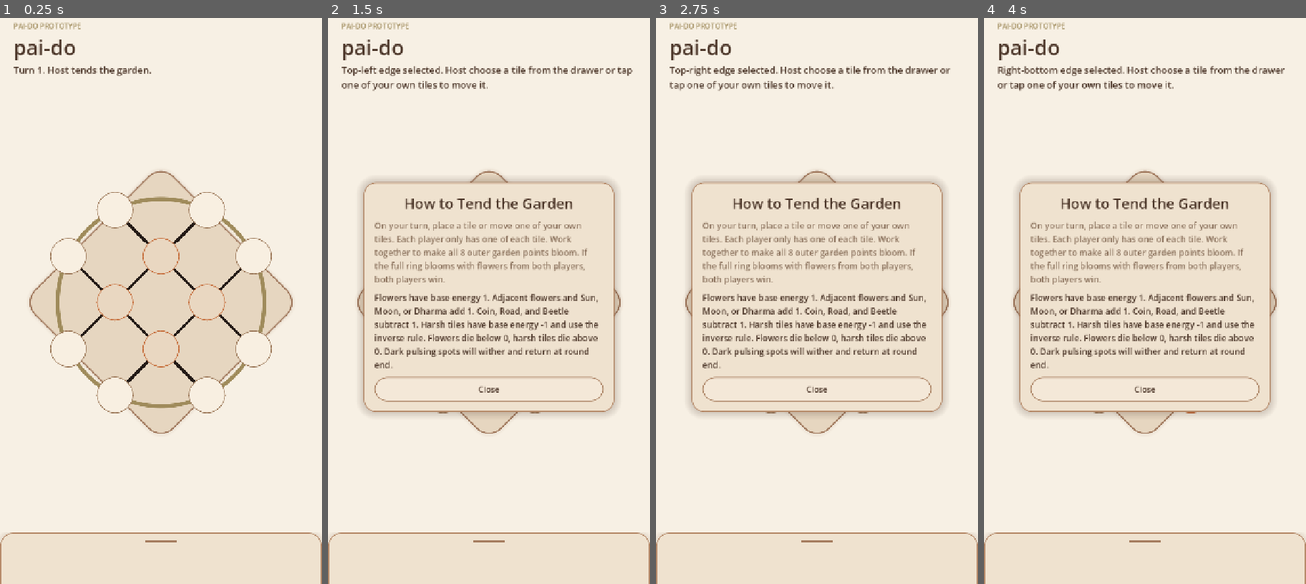
Above: before the commit, frames 1-4 (left to right).
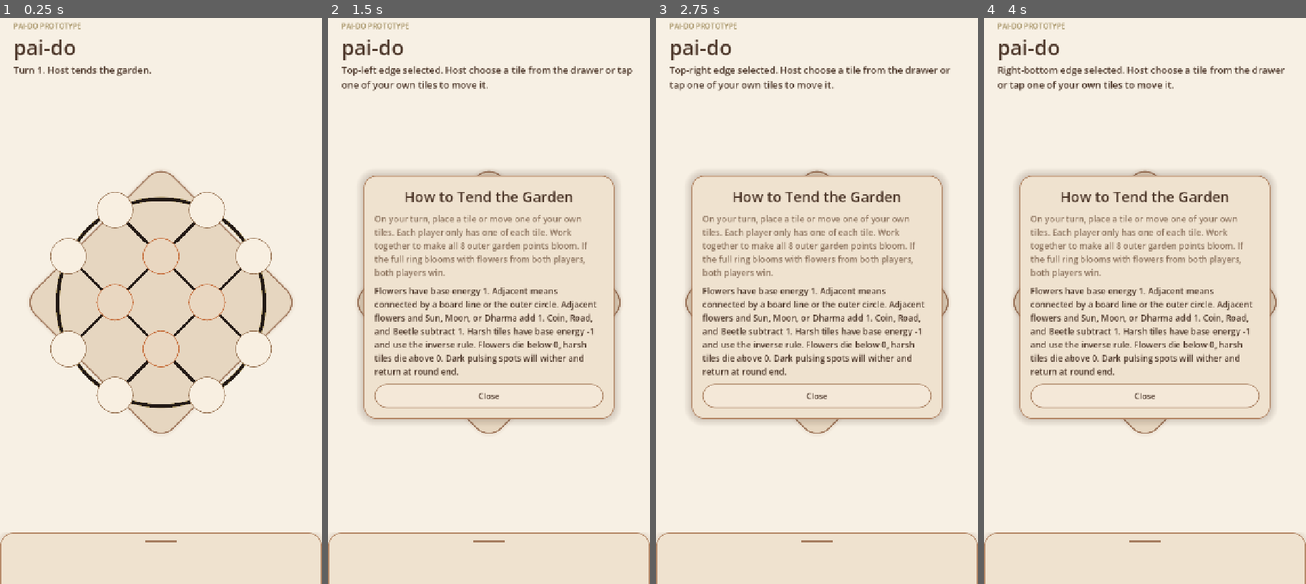
Above: after the commit, the same moments.

Repository: ZacharyEllison/games
Game: Godot game, scene res://scenes/main.tscn
The game is run twice, just before and just after one commit, with the same random seed, the same clock (stepped at 60 frames per second) and the same inputs.
Inputs (mouse positions are in pixels of both pictures, inside the frame that each line leads up to):
- Up to frame 1 (0.25 s): no input
- Up to frame 2 (1.5 s): click "pai-do" at 0.5 s; click (534, 210) at 1.25 s
- Up to frame 3 (2.75 s): click (910, 255) at 2 s
- Up to frame 4 (4 s): click (1238, 346) at 2.75 s; click (1190, 397) at 3.5 s

The runs differ from the first frame. In frame 1, 0.6% of the frame differs, in the area x 17-83%, y 31-69%; in frame 2, 12%, in the area x 10-90%, y 27-72%; in frame 3, 12%; in frame 4, 12%.

Commit message:
feat: Update Godot configuration and enhance board mechanics with new connection logic

Diff:
--- a/pai-do/scenes/board_view.gd
+++ b/pai-do/scenes/board_view.gd
@@ -56,6 +56,16 @@
 	"left_bottom",
 	"left_top",
 ]
+const RING_CONNECTIONS := [
+	["top_left", "top_right"],
+	["top_right", "right_top"],
+	["right_top", "right_bottom"],
+	["right_bottom", "bottom_right"],
+	["bottom_right", "bottom_left"],
+	["bottom_left", "left_bottom"],
+	["left_bottom", "left_top"],
+	["left_top", "top_left"],
+]
 
 const BOARD_CONNECTIONS := [
 	["left_top", "center_top_left"],
@@ -250,6 +260,7 @@
 
 	var slot: Dictionary = board_slots[int(slot_index_by_id[slot_id])]
 	var existing_tile_id := String(slot["placed_tile_id"])
+	var existing_owner_id := String(slot["owner_id"])
 	var replaces_flower := false
 	if not existing_tile_id.is_empty():
 		if FLOWER_IDS.has(existing_tile_id):
@@ -313,6 +324,7 @@
 		"tile_id": tile_id,
 		"owner_id": owner_id,
 		"replaced_tile_id": existing_tile_id,
+		"replaced_owner_id": existing_owner_id,
 		"rusted": bool(slot["rusted"]),
 		"dead_tiles": dead_tiles,
 		"died_this_turn": died_this_turn,
@@ -518,13 +530,18 @@
 	slot_warning_rings.clear()
 	slot_warning_washes.clear()
 
-	for edge in BOARD_CONNECTIONS:
+	for edge in _all_connections():
 		var line_name := "Line_%s" % _edge_key(edge).replace(":", "_")
-		var line := board_canvas.get_node(line_name) as Line2D
+		var line := board_canvas.get_node_or_null(line_name) as Line2D
+		if line == null:
+			line = Line2D.new()
+			line.name = line_name
+			board_canvas.add_child(line)
 		line.default_color = BOARD_LINE_COLOR
 		line.begin_cap_mode = Line2D.LINE_CAP_ROUND
 		line.end_cap_mode = Line2D.LINE_CAP_ROUND
 		line.joint_mode = Line2D.LINE_JOINT_ROUND
+		line.closed = false
 		line_nodes[_edge_key(edge)] = line
 
 	for slot in board_slots:
@@ -598,12 +615,10 @@
 		var point: Vector2 = board_center + local_point.rotated(BOARD_ROTATION)
 		slot_positions[slot_id] = point
 
-	for edge in BOARD_CONNECTIONS:
+	for edge in _all_connections():
 		var line := line_nodes[_edge_key(edge)] as Line2D
-		var start: Vector2 = slot_positions[String(edge[0])]
-		var end: Vector2 = slot_positions[String(edge[1])]
 		line.width = maxf(4.0, board_span * 0.011)
-		line.points = PackedVector2Array([start, end])
+		line.points = _connection_points(edge)
 
 	for slot in board_slots:
 		var slot_id := String(slot["id"])
@@ -624,7 +639,7 @@
 	if focus_slot_id.is_empty():
 		focus_slot_id = hover_slot_id if not hover_slot_id.is_empty() else selected_slot_id
 
-	for edge in BOARD_CONNECTIONS:
+	for edge in _all_connections():
 		var line := line_nodes[_edge_key(edge)] as Line2D
 		var is_focused := focus_slot_id != "" and (String(edge[0]) == focus_slot_id or String(edge[1]) == focus_slot_id)
 		line.default_color = BOARD_HIGHLIGHT_COLOR if is_focused else _connection_color(String(edge[0]), String(edge[1]))
@@ -749,10 +764,8 @@
 	var line_threshold := clampf(board_span * 0.052, 20.0, 34.0)
 	var snap_threshold := clampf(board_span * 0.22, 86.0, 132.0)
 	var nearest_line_distance := INF
-	for edge in BOARD_CONNECTIONS:
-		var start: Vector2 = slot_positions[String(edge[0])]
-		var end: Vector2 = slot_positions[String(edge[1])]
-		nearest_line_distance = minf(nearest_line_distance, _distance_to_segment(point, start, end))
+	for edge in _all_connections():
+		nearest_line_distance = minf(nearest_line_distance, _distance_to_polyline(point, _connection_points(edge)))
 
 	if nearest_line_distance <= line_threshold and nearest_slot_distance <= snap_threshold:
 		return nearest_slot_id
@@ -788,6 +801,18 @@
 	var t := clampf((point - start).dot(segment) / length_squared, 0.0, 1.0)
 	var projection := start + segment * t
 	return point.distance_to(projection)
+
+
+func _distance_to_polyline(point: Vector2, points: PackedVector2Array) -> float:
+	if points.size() < 2:
+		return INF
+	var nearest_distance := INF
+	for point_index in range(points.size() - 1):
+		nearest_distance = minf(
+			nearest_distance,
+			_distance_to_segment(point, points[point_index], points[point_index + 1])
+		)
+	return nearest_distance
 
 
 func _event_position(event: InputEvent) -> Vector2:
@@ -836,6 +861,64 @@
 	return style
 
 
+func _all_connections() -> Array:
+	var all_connections: Array = []
+	all_connections.append_array(BOARD_CONNECTIONS)
+	all_connections.append_array(RING_CONNECTIONS)
+	return all_connections
+
+
+func _connection_points(edge: Array) -> PackedVector2Array:
+	var start_slot_id := String(edge[0])
+	var end_slot_id := String(edge[1])
+	if _is_ring_connection(start_slot_id, end_slot_id):
+		return _ring_connection_points(start_slot_id, end_slot_id)
+	return PackedVector2Array([
+		slot_positions[start_slot_id],
+		slot_positions[end_slot_id],
+	])
+
+
+func _is_ring_connection(start_slot_id: String, end_slot_id: String) -> bool:
+	for edge in RING_CONNECTIONS:
+		var edge_start := String(edge[0])
+		var edge_end := String(edge[1])
+		if (edge_start == start_slot_id and edge_end == end_slot_id) or (edge_start == end_slot_id and edge_end == start_slot_id):
+			return true
+	return false
+
+
+func _ring_connection_points(start_slot_id: String, end_slot_id: String) -> PackedVector2Array:
+	var start_index := EDGE_RING.find(start_slot_id)
+	var end_index := EDGE_RING.find(end_slot_id)
+	if start_index == -1 or end_index == -1:
+		return PackedVector2Array([slot_positions[start_slot_id], slot_positions[end_slot_id]])
+
+	var step := 0
+	if (start_index + 1) % EDGE_RING.size() == end_index:
+		step = 1
+	elif (start_index - 1 + EDGE_RING.size()) % EDGE_RING.size() == end_index:
+		step = -1
+	if step == 0:
+		return PackedVector2Array([slot_positions[start_slot_id], slot_positions[end_slot_id]])
+
+	var start_angle: float = (slot_positions[start_slot_id] - board_center).angle()
+	var end_angle: float = (slot_positions[end_slot_id] - board_center).angle()
+	var delta: float = end_angle - start_angle
+	if step > 0 and delta < 0.0:
+		delta += TAU
+	elif step < 0 and delta > 0.0:
+		delta -= TAU
+
+	var point_total := 10
+	var points := PackedVector2Array()
+	for point_index in range(point_total + 1):
+		var t := float(point_index) / float(point_total)
+		var angle: float = start_angle + delta * t
+		points.append(board_center + Vector2.RIGHT.rotated(angle) * board_circle_radius)
+	return points
+
+
 func _edge_key(edge: Array) -> String:
 	return "%s:%s" % [String(edge[0]), String(edge[1])]
 
@@ -862,6 +945,10 @@
 				String(dead_tile.get("tile_id", "")),
 				String(dead_tile.get("owner_id", ""))
 			)
+
+
+func play_removed_token_animation(slot_id: String, tile_id: String, owner_id: String) -> void:
+	_spawn_wither_effect(slot_id, tile_id, owner_id)
 
 
 func _evaluate_board_state(round_count: int = 0) -> void:
@@ -1052,7 +1139,7 @@
 
 func _neighbors_for_slot(slot_id: String) -> Array[Dictionary]:
 	var neighbors: Array[Dictionary] = []
-	for edge in BOARD_CONNECTIONS:
+	for edge in _all_connections():
 		if String(edge[0]) == slot_id:
 			neighbors.append(_slot_by_id(String(edge[1])))
 		elif String(edge[1]) == slot_id:
@@ -1197,17 +1284,29 @@
 	var accent := TEXT_COLOR
 	if tile_index_by_id.has(tile_id):
 		accent = Color(_tile_by_id(tile_id)["accent"])
+	var owner_anchor := _owner_return_anchor(owner_id)
+	var slot_center: Vector2 = slot_positions[slot_id]
+	var return_direction := owner_anchor - slot_center
+	if return_direction.length_squared() <= 0.001:
+		return_direction = Vector2.UP if owner_id == PLAYER_HOST else Vector2.DOWN
+	return_direction = return_direction.normalized()
+	var slot_still_occupied := false
+	if slot_index_by_id.has(slot_id):
+		slot_still_occupied = not String(_slot_by_id(slot_id)["placed_tile_id"]).is_empty()
+	var effect_scale := 0.74 if slot_still_occupied else 1.0
+	var effect_size := slot_button_size * effect_scale
+	var start_offset := return_direction * (slot_button_size * 0.22 if slot_still_occupied else 0.0)
 
 	var effect_root := Control.new()
 	effect_root.name = "WitherEffect_%s" % slot_id
 	effect_root.mouse_filter = Control.MOUSE_FILTER_IGNORE
-	effect_root.size = Vector2.ONE * slot_button_size
-	effect_root.position = slot_positions[slot_id] - effect_root.size * 0.5
+	effect_root.size = Vector2.ONE * effect_size
+	effect_root.position = slot_center + start_offset - effect_root.size * 0.5
 	effect_root.pivot_offset = effect_root.size * 0.5
-	effect_root.modulate = Color(1.0, 1.0, 1.0, 0.96)
+	effect_root.modulate = Color(1.0, 1.0, 1.0, 0.88 if slot_still_occupied else 0.96)
 	wither_effect_layer.add_child(effect_root)
 
-	var ring_margin := clampf(slot_button_size * 0.16, 8.0, 13.0)
+	var ring_margin := clampf(effect_size * 0.16, 7.0, 13.0)
 	var ring := Panel.new()
 	ring.mouse_filter = Control.MOUSE_FILTER_IGNORE
 	ring.set_anchors_and_offsets_preset(Control.PRESET_FULL_RECT)
@@ -1225,7 +1324,7 @@
 	card.add_theme_stylebox_override("panel", _make_round_style(TILE_CARD_COLOR, SLOT_DEAD_COLOR, 3))
 	effect_root.add_child(card)
 
-	var wash_inset := clampf(slot_button_size * 0.08, 4.0, 7.0)
+	var wash_inset := clampf(effect_size * 0.08, 4.0, 7.0)
 	var wash := Panel.new()
 	wash.mouse_filter = Control.MOUSE_FILTER_IGNORE
 	wash.set_anchors_and_offsets_preset(Control.PRESET_FULL_RECT)
@@ -1237,7 +1336,7 @@
 	card.add_child(wash)
 
 	var glyph := TOKEN_GLYPH_SCENE.instantiate() as TokenGlyph
-	var glyph_inset := roundf(slot_button_size * 0.13)
+	var glyph_inset := roundf(effect_size * 0.13)
 	glyph.set_anchors_and_offsets_preset(Control.PRESET_FULL_RECT)
 	glyph.offset_left = glyph_inset
 	glyph.offset_top = glyph_inset
@@ -1252,22 +1351,29 @@
 	)
 	card.add_child(glyph)
 
-	var direction := -1.0 if slot_positions[slot_id].x <= board_center.x else 1.0
-	if absf(slot_positions[slot_id].x - board_center.x) <= slot_button_size * 0.12:
-		direction = -1.0 if slot_positions[slot_id].y < board_center.y else 1.0
-	var end_position := effect_root.position + Vector2(direction * slot_button_size * 0.18, slot_button_size * 0.12)
+	var travel_distance := maxf(slot_button_size * 1.45, board_span * 0.2)
+	var end_position := effect_root.position + return_direction * travel_distance
 
 	var tween := create_tween()
 	tween.tween_property(effect_root, "scale", Vector2.ONE * 1.06, 0.09).set_trans(Tween.TRANS_BACK).set_ease(Tween.EASE_OUT)
 	tween.parallel().tween_property(ring, "scale", Vector2.ONE * 1.14, 0.09).set_trans(Tween.TRANS_SINE).set_ease(Tween.EASE_OUT)
 	tween.parallel().tween_property(wash, "modulate", Color(1.0, 1.0, 1.0, 0.58), 0.09).set_trans(Tween.TRANS_SINE).set_ease(Tween.EASE_OUT)
 	tween.chain().tween_property(effect_root, "scale", Vector2.ONE * 0.54, 0.34).set_trans(Tween.TRANS_CUBIC).set_ease(Tween.EASE_IN)
-	tween.parallel().tween_property(effect_root, "rotation", direction * 0.22, 0.34).set_trans(Tween.TRANS_CUBIC).set_ease(Tween.EASE_IN)
+	tween.parallel().tween_property(effect_root, "rotation", return_direction.x * 0.18, 0.34).set_trans(Tween.TRANS_CUBIC).set_ease(Tween.EASE_IN)
 	tween.parallel().tween_property(effect_root, "position", end_position, 0.34).set_trans(Tween.TRANS_CUBIC).set_ease(Tween.EASE_IN)
 	tween.parallel().tween_property(effect_root, "modulate", Color(0.42, 0.31, 0.25, 0.0), 0.34).set_trans(Tween.TRANS_CUBIC).set_ease(Tween.EASE_IN)
 	tween.parallel().tween_property(ring, "scale", Vector2.ONE * 1.34, 0.34).set_trans(Tween.TRANS_CUBIC).set_ease(Tween.EASE_OUT)
 	tween.parallel().tween_property(ring, "modulate", Color(1.0, 1.0, 1.0, 0.0), 0.34).set_trans(Tween.TRANS_CUBIC).set_ease(Tween.EASE_OUT)
 	tween.finished.connect(effect_root.queue_free)
+
+
+func _owner_return_anchor(owner_id: String) -> Vector2:
+	var vertical_margin := maxf(slot_button_size * 0.9, board_span * 0.08)
+	if owner_id == PLAYER_HOST:
+		return Vector2(board_center.x, -vertical_margin)
+	if owner_id == PLAYER_GUEST:
+		return Vector2(board_center.x, size.y + vertical_margin)
+	return board_center
 
 
 func _edge_energy_from_slot(slot: Dictionary, opposite_slot_id: String) -> float:
--- a/pai-do/scenes/main.gd
+++ b/pai-do/scenes/main.gd
@@ -474,9 +474,13 @@
 	var rust_suffix: String = " The spot rusts." if bool(placement["rusted"]) else ""
 	var dead_tiles: Array = placement["dead_tiles"] if placement.has("dead_tiles") else []
 	var dead_suffix: String = _dead_tiles_suffix(dead_tiles)
+	var replaced_tile_id := String(placement.get("replaced_tile_id", ""))
+	var replaced_owner_id := String(placement.get("replaced_owner_id", ""))
 	var immediate_death_suffix := ""
 	if bool(placement.get("died_this_turn", false)):
 		immediate_death_suffix = " It withered at round end."
+	if not replaced_tile_id.is_empty() and not replaced_owner_id.is_empty():
+		board_view.play_removed_token_animation(slot_id, replaced_tile_id, replaced_owner_id)
 	if not dead_tiles.is_empty():
 		board_view.play_wither_animation(dead_tiles)
 
@@ -1011,7 +1015,7 @@
 
 
 func _default_interaction_text() -> String:
-	return "Flowers have base energy 1. Adjacent flowers and Sun, Moon, or Dharma add 1.  …(195 unchanged characters)…
+	return "Flowers have base energy 1. Adjacent means connected by a board line or the outer circle. Adjacent flowers and Sun, Moon, or Dharma add 1.  …(195 unchanged characters)…
 
 
 func _interaction_text_for_tile(tile_id: String) -> String:
Not shown, changed: pai-do/index.html
Not shown, changed: pai-do/index.pck
